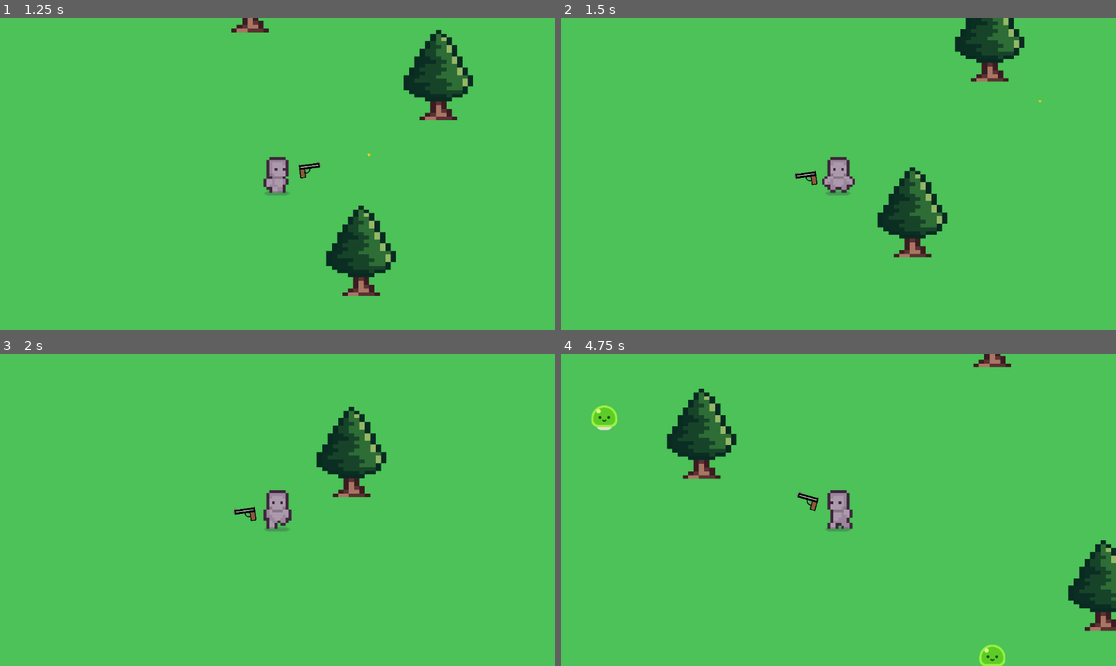
Above: before the commit, frames 1-4 (two rows, left to right).
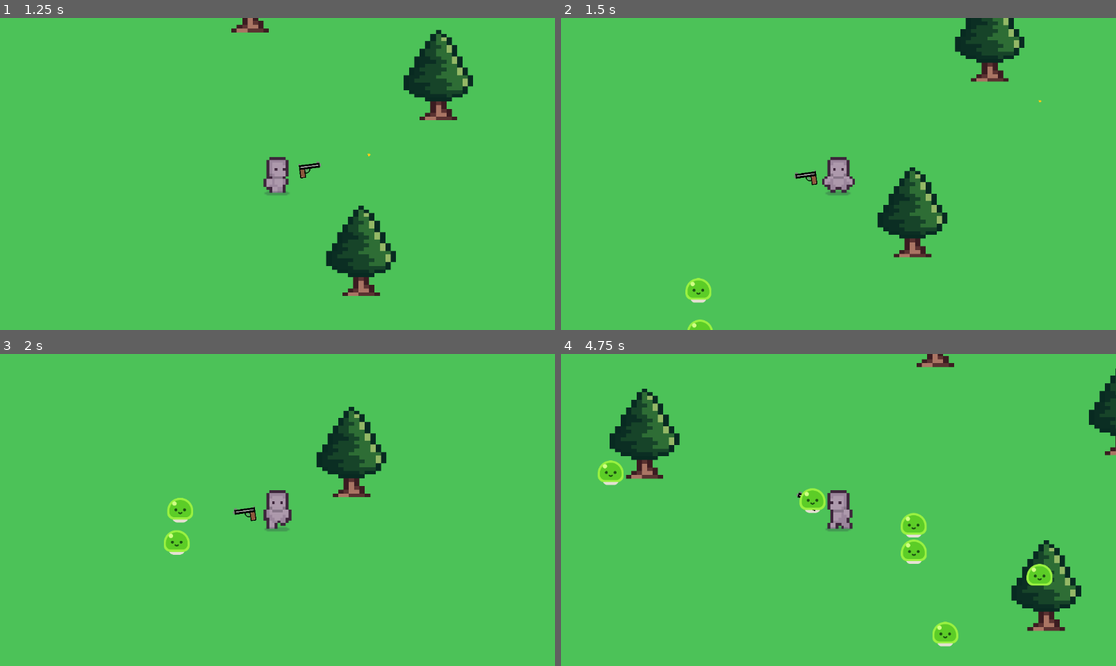
Above: after the commit, the same moments.

Repository: bryan-gagne-plante/BulletBallet
Game: Godot game, scene res://gameplay_scene.tscn
The game is run twice, just before and just after one commit, with the same random seed, the same clock (stepped at 60 frames per second) and the same inputs.
Inputs (mouse positions are in pixels of both pictures, inside the frame that each line leads up to):
- Up to frame 1 (1.25 s): tap Enter at 0.5 s; move the mouse to (399, 158) at 0.52 s; press the mouse at (399, 158) at 0.53 s; hold D (move_right) from 0.53 s (still down)
- Up to frame 2 (1.5 s): move the mouse to (727, 189) at 1.27 s; release D (move_right) at 1.28 s; release the mouse at (727, 189) at 1.28 s; hold S (move_down) from 1.28 s (still down); click (727, 189) at 1.35 s
- Up to frame 3 (2 s): keep holding S (move_down)
- Up to frame 4 (4.75 s): move the mouse to (894, 441) at 2.02 s; release S (move_down) at 2.03 s; press the mouse at (894, 441) at 2.03 s; hold D (move_right) 2.03-2.78 s; move the mouse to (810, 572) at 2.77 s; release the mouse at (810, 572) at 2.78 s; hold W (move_up) 2.78-3.53 s; click (810, 572) at 2.85 s; move the mouse to (1005, 556) at 3.52 s; press the mouse at (1005, 556) at 3.53 s; hold A (move_left) from 3.53 s (still down); move the mouse to (672, 463) at 4.27 s; release the mouse at (672, 463) at 4.28 s; click (672, 463) at 4.35 s

Frame 1 is identical in both runs. In frame 2, 0.4% of the frame differs, in the area x 22-28%, y 83-100%; in frame 3, 0.6%; in frame 4, 11%, in the area x 5-100%, y 0-100%.

Commit message:
Mob spawns se déplacent avec le mouvement du jouer

Diff:
--- a/gameplay_scene.tscn
+++ b/gameplay_scene.tscn
@@ -28,10 +28,12 @@
 
 [node name="Pistol" parent="CharacterBody2D" instance=ExtResource("2_5gqon")]
 
-[node name="Path2D" type="Path2D" parent="."]
+[node name="Path2D" type="Path2D" parent="CharacterBody2D"]
+position = Vector2(-513.147, -289.498)
+scale = Vector2(0.550758, 0.550758)
 curve = SubResource("Curve2D_rvdwt")
 
-[node name="PathFollow2D" type="PathFollow2D" parent="Path2D"]
+[node name="PathFollow2D" type="PathFollow2D" parent="CharacterBody2D/Path2D"]
 unique_name_in_owner = true
 position = Vector2(-355, -263)
 rotation = -0.00114199
Not shown: 1 places in mob.tscn that only renumber resources
